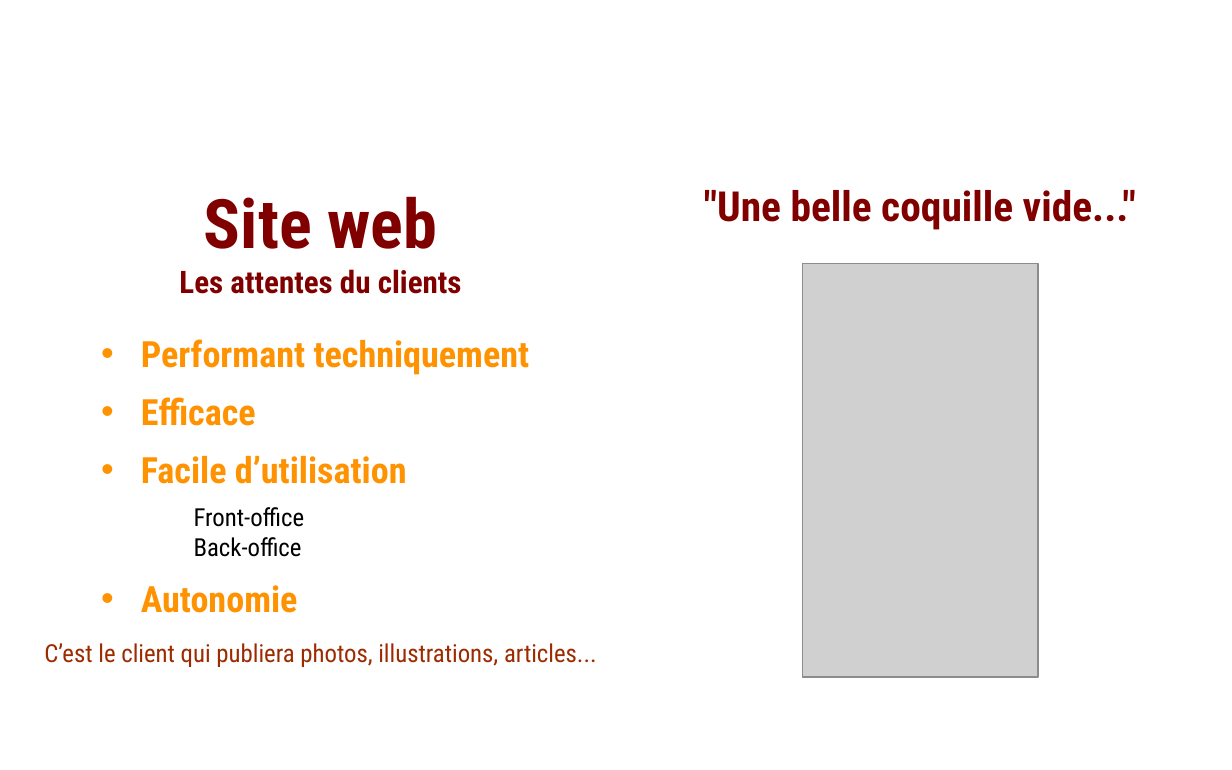
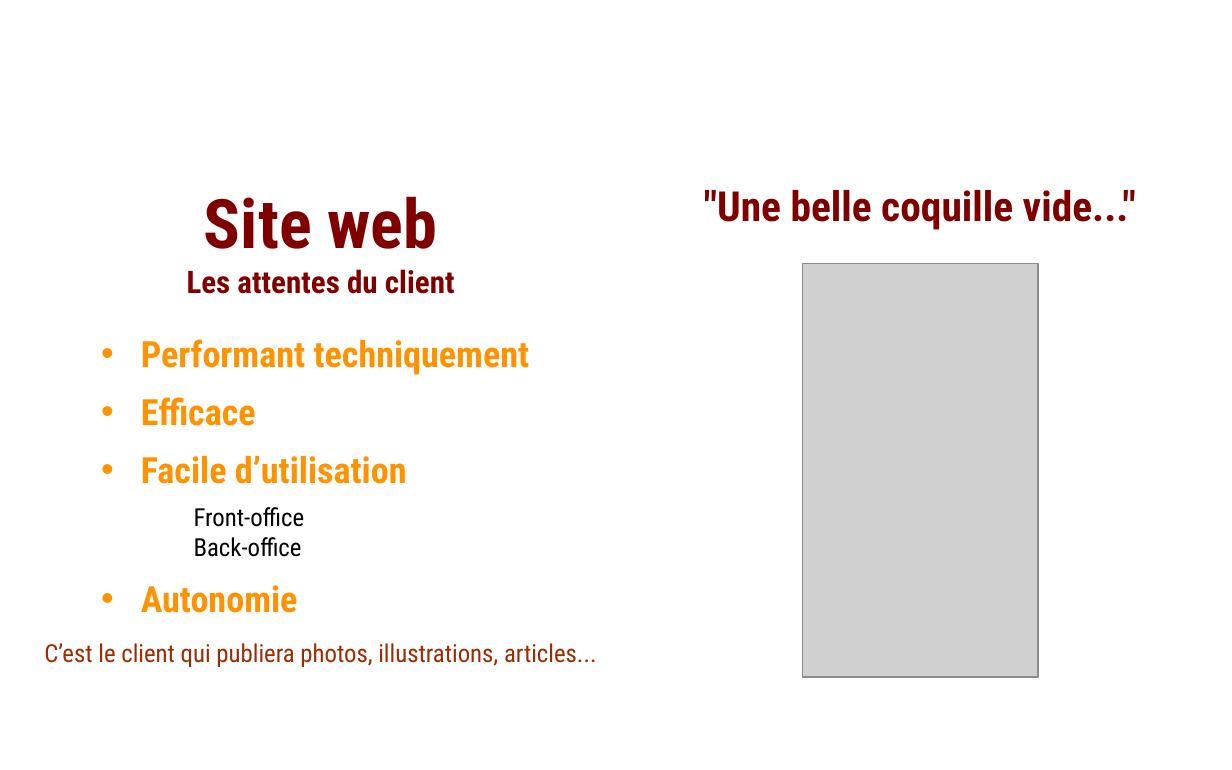
Before and after one commit to SiegfriedChapotin/persoSite, a slide deck: slide 3 of OCRParcours/Projet_02 Initiez et lancez un projet Multimédia/Documents complémentaires/Diaporama SalonChocolatParis.odp. Drawn at 1232x770 pixels with LibreOffice and Linux fonts; fonts in the diff are those of the drawing; grey boxes stand for pictures; background and template pictures are left out. Boxes give left, top, right and bottom in pixels: in the first picture for what was removed or moved away, otherwise in the second. Text is boxed around its words. In the diff, an @@ line names an element or a change of style, - is before the commit and + after.

```diff
--- a/OCRParcours/Projet_02 Initiez et lancez un projet Multimédia/Documents complémentaires/Diaporama SalonChocolatParis.odp
+++ b/OCRParcours/Projet_02 Initiez et lancez un projet Multimédia/Documents complémentaires/Diaporama SalonChocolatParis.odp
@@ text at (187,269,455,294): text changed @@
-Les attentes du clients
+Les attentes du client
```
Also in this commit, not shown: 3 other slides changed, 9 other files.
